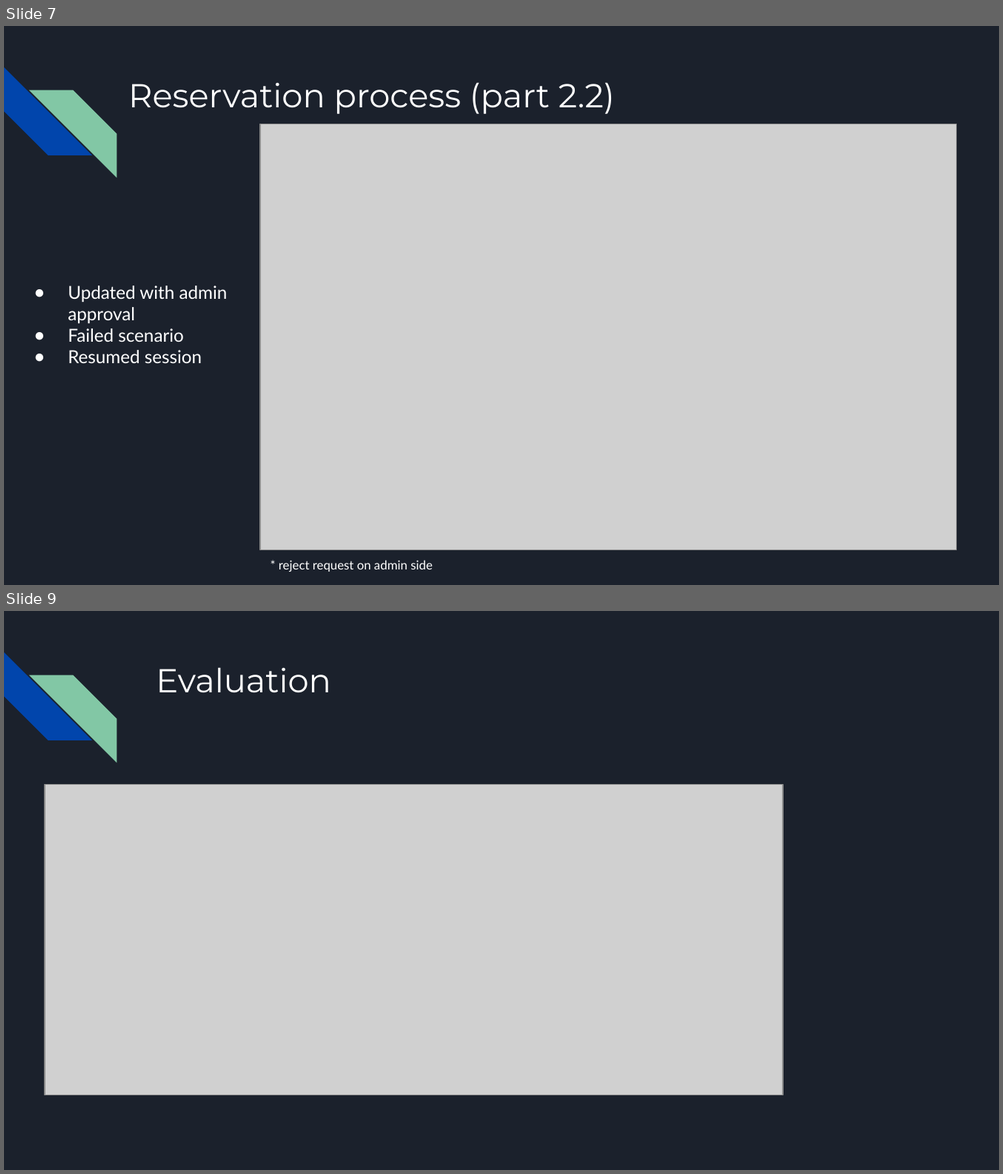
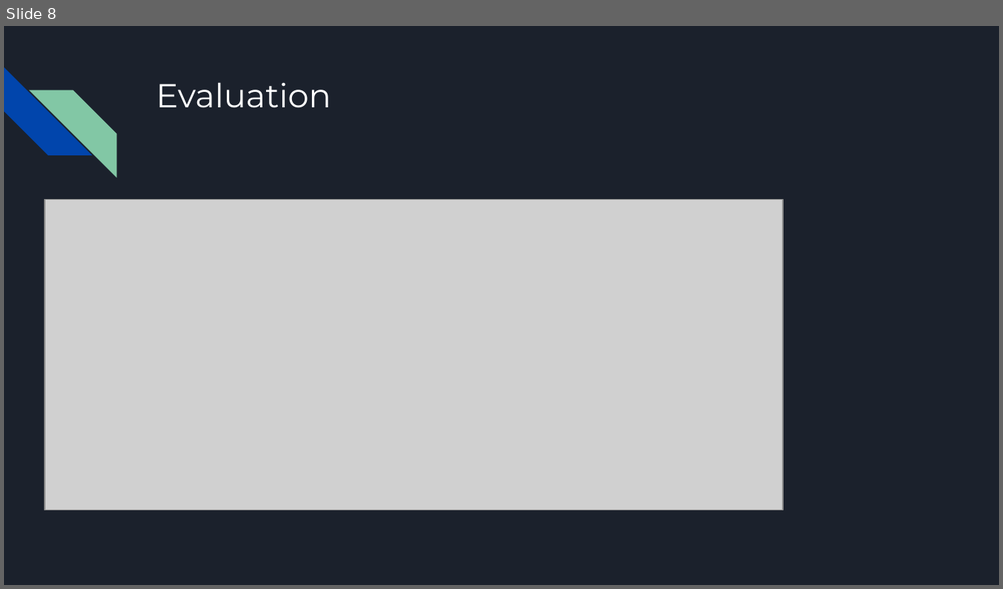
Before and after one commit to PavelKuropatin/parking-space-reservation-chatbot, a slide deck: presentation.pptx. Shown one above the other, each under a label of ours: slides 7 and 9 before the commit, slide 8 after it; the slides between them are not shown. The pictures are 1003x1174 and 1003x589 pixels, drawn with LibreOffice and Linux fonts; fonts in the diff are those of the drawing; grey boxes stand for pictures. Boxes give left, top, right and bottom in pixels: in the first picture for what was removed or moved away, otherwise in the second. Text is boxed around its words. In the diff, an @@ line names an element or a change of style, - is before the commit and + after.

```diff
--- a/presentation.pptx
+++ b/presentation.pptx
@@ slide 7 removed at [4, 26, 999, 585], background #1B212C; not listed: 2 template elements that a slide beside it also shows @@
@@ title removed at [128, 82, 614, 114] @@
-Reservation process (part 2.2)
@@ picture removed at [261, 124, 957, 551] @@
@@ text removed at [68, 286, 227, 363] @@
-● Updated with admin approval
-● Failed scenario
-● Resumed session
@@ text removed at [279, 560, 432, 572] @@
-* reject request on admin side
@@ what was slide 9 is now slide 8 @@
```
Also in this commit, not shown: 5 slides changed.
